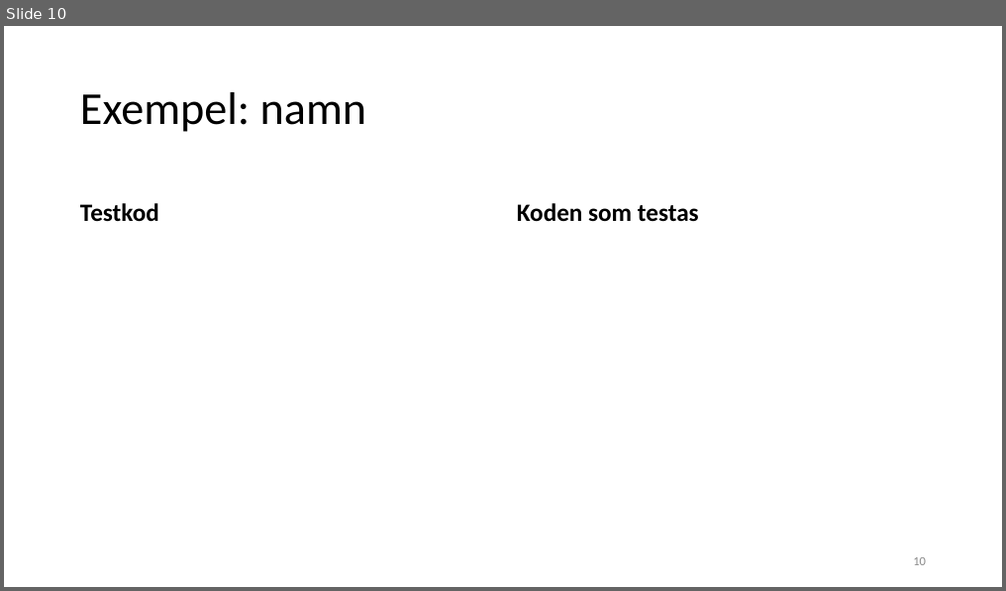
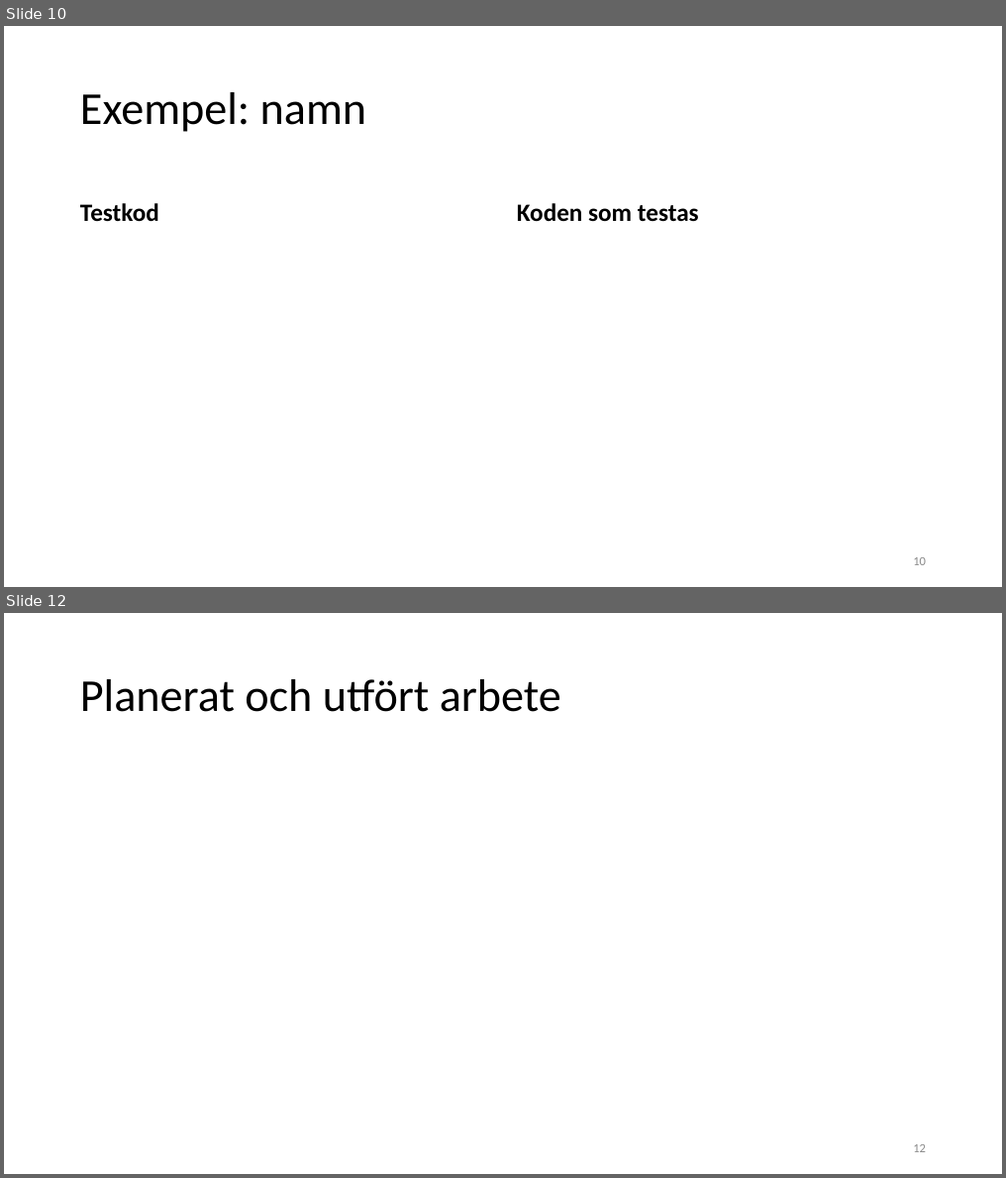
Before and after one commit to forrpa/Fake-Game-Testing, a slide deck: slutredovisning.pptx. Shown one above the other, each under a label of ours: slide 10 before the commit, slides 10 and 12 after it; the slides between them are not shown. The pictures are 1006x591 and 1006x1178 pixels, drawn with LibreOffice and Linux fonts; fonts in the diff are those of the drawing. Boxes give left, top, right and bottom in pixels: in the first picture for what was removed or moved away, otherwise in the second. Text is boxed around its words. In the diff, an @@ line names an element or a change of style, - is before the commit and + after.

```diff
--- a/slutredovisning.pptx
+++ b/slutredovisning.pptx
@@ slide 12 added at [4,613,1002,1174], background #FFFFFF @@
@@ title added at [80,679,561,712], 44 pt, text #000000 @@
+Planerat och utfört arbete
@@ page number added at [913,1145,926,1153], 12 pt, text #8C8C8C @@
+12
```
Also in this commit, not shown: 1 slide changed, 16 other slides added, 1 slide removed.
